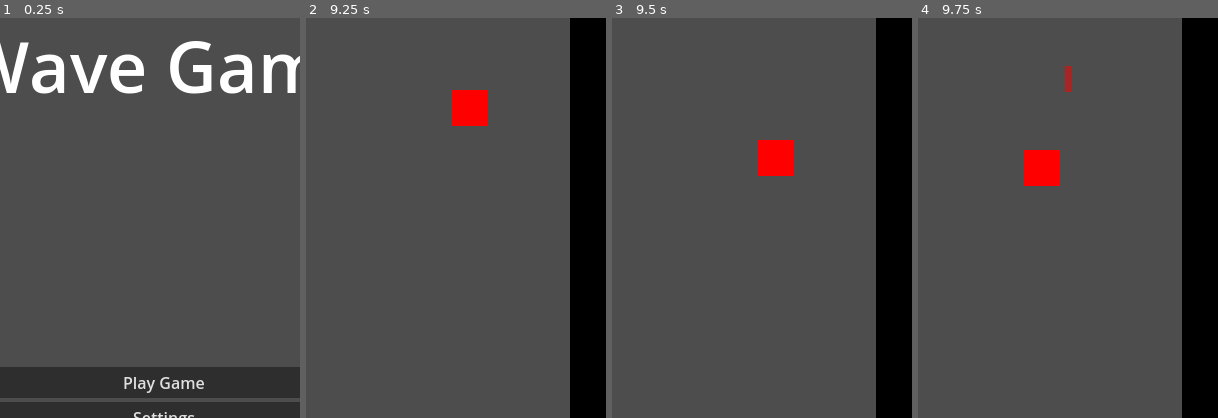
Above: before the commit, frames 1-4 (left to right).
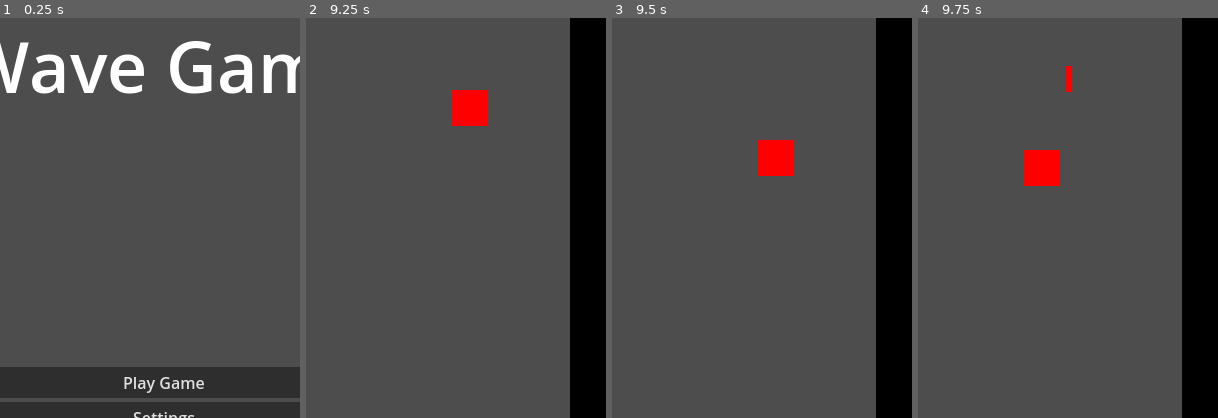
Above: after the commit, the same moments.

Repository: parkernalch/wave-jam
Game: Godot game, scene res://Scenes/Menus/menus.tscn
Same seed, same stepped clock (60 frames per second), same inputs: the game is played once before the commit and once after it. The engine's default icon, where the game draws it, is replaced by a stand-in: a white triangle on a blue panel in a dark square.
Inputs (mouse positions are % of the whole screen's width and height, from its top left):
- Up to frame 1 (0.25 s): no input
- Up to frame 2 (9.25 s): click "Play Game" at 0.5 s; tap Enter at 1.25 s; move the mouse to (72, 45) at 1.27 s; hold D (right) 1.28-2.03 s; right-click (72, 45) at 1.35 s; move the mouse to (30, 55) at 2.02 s; hold S (down) 2.03-2.78 s; click (30, 55) at 2.1 s; right-click (30, 55) at 2.3 s; move the mouse to (60, 28) at 2.77 s; hold D (right) 2.78-3.53 s; right-click (60, 28) at 2.85 s; move the mouse to (45, 70) at 3.52 s; hold W (up) 3.53-4.28 s; right-click (45, 70) at 3.6 s; move the mouse to (80, 65) at 4.27 s; hold A (left) 4.28-5.78 s; click (80, 65) at 4.35 s; right-click (80, 65) at 4.55 s; move the mouse to (20, 35) at 5.02 s; right-click (20, 35) at 5.1 s; move the mouse to (55, 50) at 5.77 s; hold S (down) 5.78-6.53 s; right-click (55, 50) at 5.85 s; move the mouse to (35, 25) at 6.52 s; hold D (right) 6.53-7.28 s; click (35, 25) at 6.6 s; right-click (35, 25) at 6.8 s; move the mouse to (72, 45) at 7.27 s; hold W (up) 7.28-8.03 s; right-click (72, 45) at 7.35 s; move the mouse to (30, 55) at 8.02 s; hold D (right) 8.03-8.78 s; right-click (30, 55) at 8.1 s; move the mouse to (60, 28) at 8.77 s; hold S (down) from 8.78 s (still down); click (60, 28) at 8.85 s; right-click (60, 28) at 9.05 s
- Up to frame 3 (9.5 s): keep holding S (down)
- Up to frame 4 (9.75 s): move the mouse to (45, 70) at 9.52 s; release S (down) at 9.53 s; hold A (left) from 9.53 s (still down); right-click (45, 70) at 9.6 s
The pictures show only the part of the screen within x 23-73%, y 0-50%; the shares and areas given below are measured in that part.

Frames 1-3 are identical in both runs. In frame 4, 0.2% of the frame differs, in the area x 49-52%, y 12-19%.

Commit message:
removed is_left | added constants file

Diff:
--- a/Entities/Bullet/Bullet.gd
+++ b/Entities/Bullet/Bullet.gd
@@ -2,16 +2,17 @@
 
 @export var bullet_speed = 200;
 # TODO Change to wave name
-var left_bullet: bool
+var wave_form
+
 
 # Called when the node enters the scene tree for the first time.
 func _ready() -> void:
 	pass # Replace with function body.
 
-func shoot(bulletSpeed, leftBullet):
+func shoot(bulletSpeed, waveForm):
 	bullet_speed = bulletSpeed
-	left_bullet = leftBullet
-	var color = Vector4(1.0,0.0,0.0,.5) if left_bullet else Vector4(0.0,0.0,1.0,1.0)
+	wave_form = waveForm
+	var color = wave_form["color"]
 	set_tint(color)
 
 func set_tint(color: Vector4) -> void:
--- a/Entities/Player/Player.gd
+++ b/Entities/Player/Player.gd
@@ -5,16 +5,11 @@
 @export var bullet_speed = 600;
 @export var speed = 300
 
-# TODO get rid of isLeft
-const FORMS = {
-	"SIN": {"name": "SIN", "color": Vector4(1.0, 0.0, 0.0, 1.0), "isLeft": true},
-	"TRIANGLE": {"name": "TRIANGLE", "color": Vector4(0.0, 0.0, 1.0, 1.0), "isLeft": false}
-	# "SQUARE": {"name": "SQUARE", "color": Vector4(0.0, 0.0, 1.0, 1.0)}
-}
 var shoot_cooldown_timer
 var shoot_cooldown = 0.2
 var can_shoot = true
 var form_index = 0
+var FORMS = CONSTANTS.DEFAULT_WAVE_FORMS
 var current_form = FORMS.SIN
 
 func _ready() -> void:
@@ -53,7 +48,7 @@
 	if get_parent() && can_shoot:
 		get_parent().add_child(bullet)
 		bullet.global_position = bullet_spawn.global_position
-		bullet.shoot(bullet_speed, current_form["isLeft"])
+		bullet.shoot(bullet_speed, current_form)
 		can_shoot = false
 		shoot_cooldown_timer.start()
 
--- /dev/null
+++ b/Globals/Constants.gd
@@ -0,0 +1,11 @@
+extends Node
+class_name CONSTANTS
+
+# compile-time constant (accessible as CONSTANTS.DEFAULT_WAVE_FORMS)
+const DEFAULT_WAVE_FORMS := {
+    "SIN": {"name": "SIN", "color": Vector4(1.0, 0.0, 0.0, 1.0)},
+    "TRIANGLE": {"name": "TRIANGLE", "color": Vector4(0.0, 0.0, 1.0, 1.0)}
+}
+
+# editable copy exposed to the inspector; initialized from the constant
+@export var WAVE_FORMS: Dictionary = DEFAULT_WAVE_FORMS.duplicate(true)
--- a/Globals/StateMachine/StateMachine.gd
+++ b/Globals/StateMachine/StateMachine.gd
@@ -16,10 +16,8 @@
 func _unhandled_input(event: InputEvent) -> void:
 	state.handle_input(event)
 
-
 func _process(delta: float) -> void:
 	state.update(delta)
-
 
 func _physics_process(delta: float) -> void:
 	state.physics_update(delta)
--- a/project.godot
+++ b/project.godot
@@ -18,6 +18,7 @@
 [autoload]
 
 timer_helper="*res://Globals/TimerHelper.gd"
+Constants="*res://Globals/Constants.gd"
 
 [display]
 
